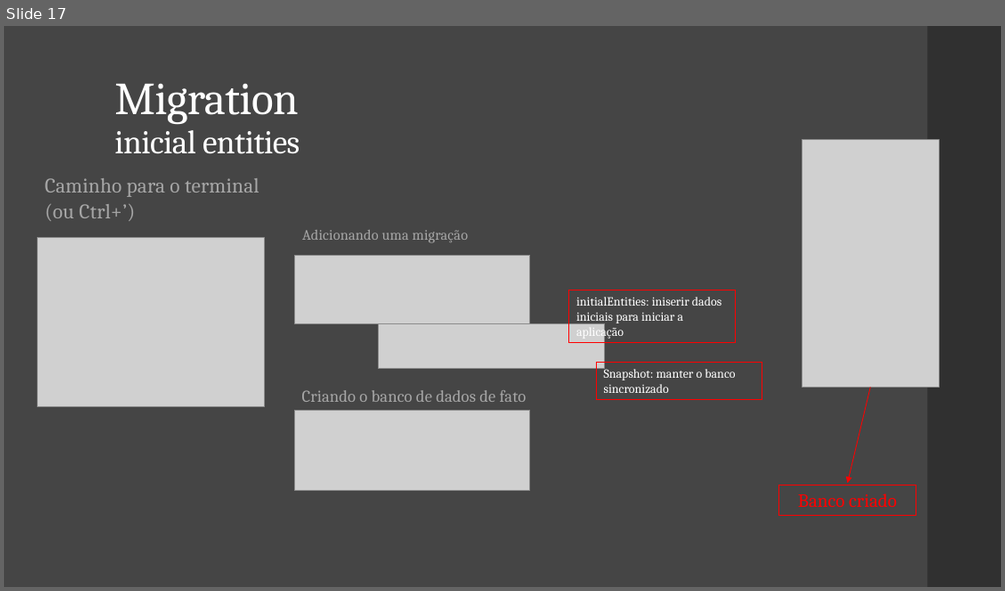
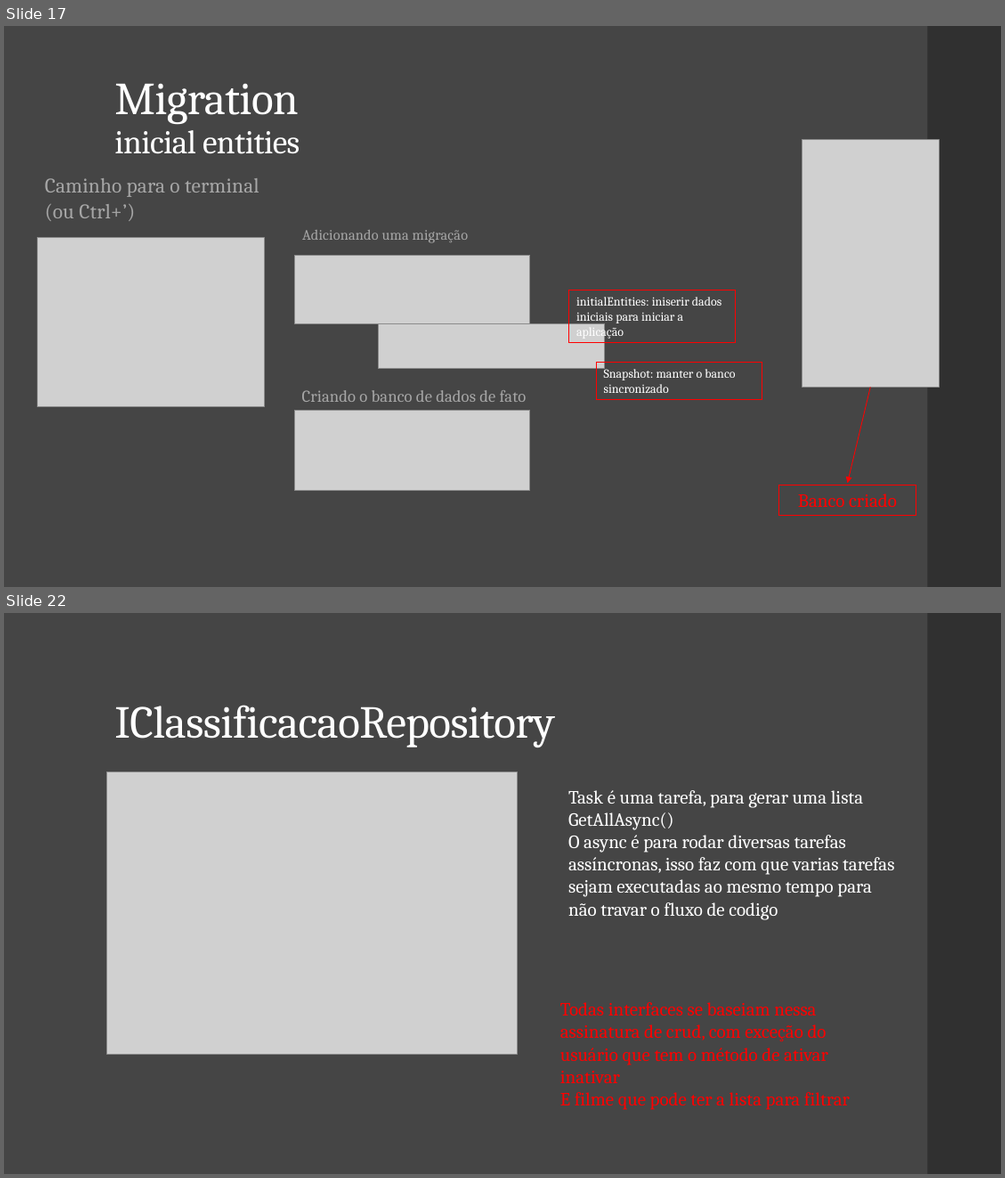
Before and after one commit to Filipe-Alexandre/TIPI04, a slide deck: aulas/saida-02-Back-end/Csharp/DocumentacaoMVC.pptx. Shown one above the other, each under a label of ours: slide 17 before the commit, slides 17 and 22 after it; the slides between them are not shown. The pictures are 1005x591 and 1005x1178 pixels, drawn with LibreOffice and Linux fonts; fonts in the diff are those of the drawing; grey boxes stand for pictures. Boxes give left, top, right and bottom in pixels: in the first picture for what was removed or moved away, otherwise in the second. Text is boxed around its words. In the diff, an @@ line names an element or a change of style, - is before the commit and + after.

```diff
--- a/aulas/saida-02-Back-end/Csharp/DocumentacaoMVC.pptx
+++ b/aulas/saida-02-Back-end/Csharp/DocumentacaoMVC.pptx
@@ slide 22 added at [4,613,1001,1174], background #454545; not listed: 1 template element that a slide beside it also shows @@
@@ title added at [114,705,555,747], 44 pt, text #FFFFFF @@
+IClassificacaoRepository
@@ picture added at [107,771,517,1054] @@
@@ text added at [568,790,894,920], 18 pt, text #FFFFFF @@
+Task é uma tarefa, para gerar uma lista
+GetAllAsync()
+O async é para rodar diversas tarefas assíncronas, isso faz com que varias tarefas sejam executadas ao mesmo tempo para não travar o fluxo de codigo
@@ text added at [560,1002,850,1110], 18 pt, text #FF0000 @@
+Todas interfaces se baseiam nessa assinatura de crud, com exceção do usuário que tem o método de ativar inativar
+E filme que pode ter a lista para filtrar
```
Also in this commit, not shown: 12 other slides added.
